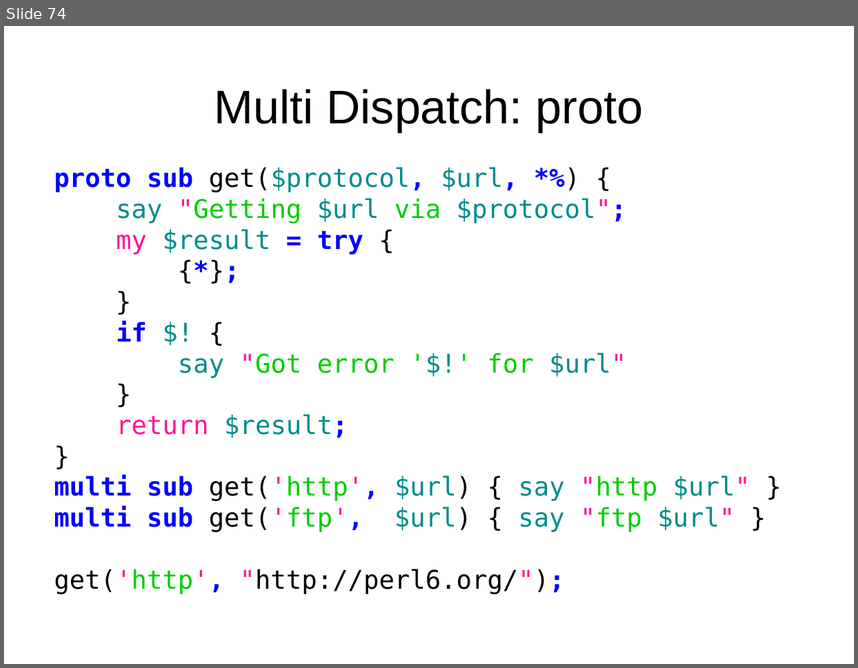
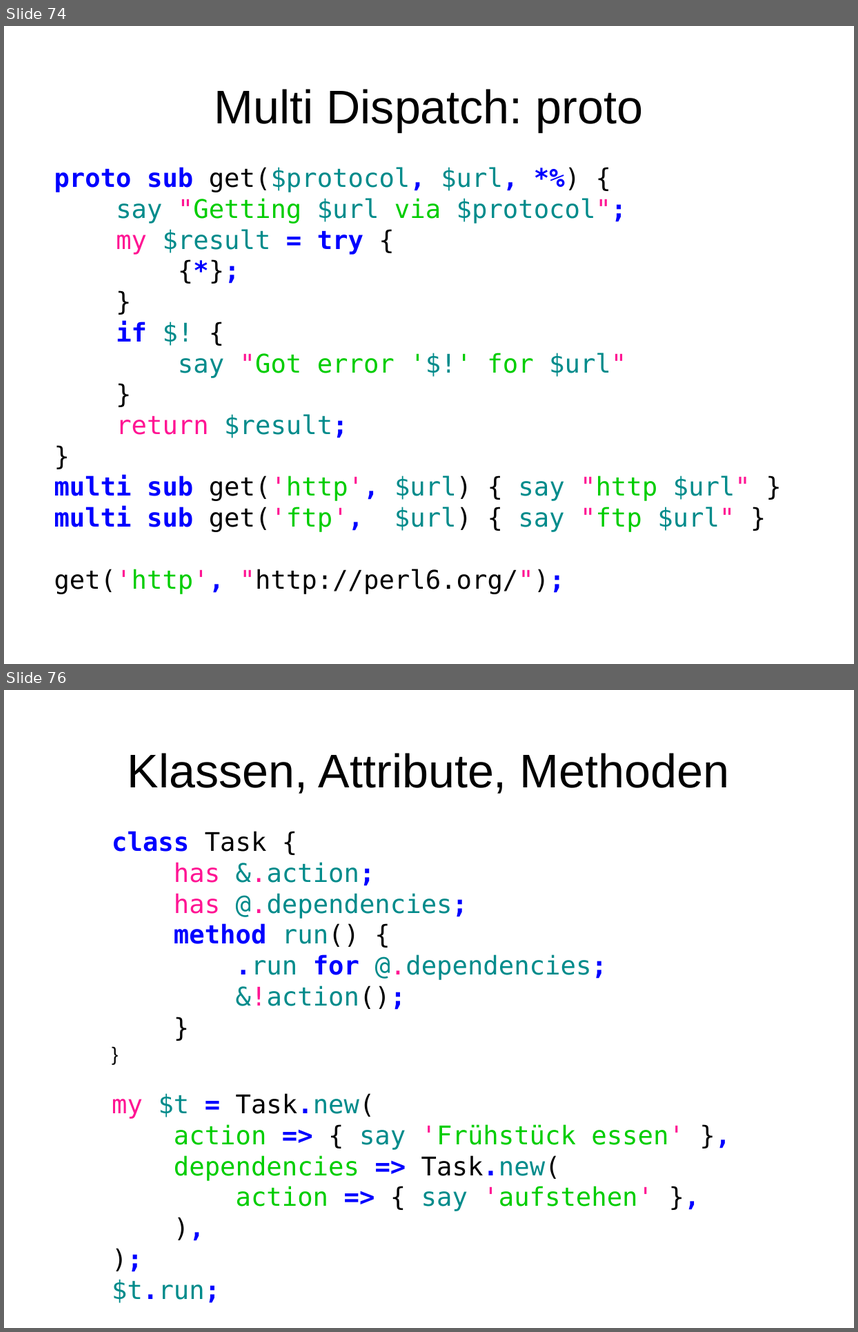
Before and after one commit to moritz/perl6-training-de, a slide deck: schulung.odp. Shown one above the other, each under a label of ours: slide 74 before the commit, slides 74 and 76 after it; the slides between them are not shown. The pictures are 858x668 and 858x1332 pixels, drawn with LibreOffice and Linux fonts; fonts in the diff are those of the drawing. Boxes give left, top, right and bottom in pixels: in the first picture for what was removed or moved away, otherwise in the second. Text is boxed around its words. In the diff, an @@ line names an element or a change of style, - is before the commit and + after.

```diff
--- a/schulung.odp
+++ b/schulung.odp
@@ slide 76 added at (x1=4, y1=690, x2=854, y2=1328), background #FFFFFF @@
@@ title added at (x1=128, y1=753, x2=730, y2=793), 44 pt, text #000000 @@
+Klassen, Attribute, Methoden
@@ text added at (x1=112, y1=831, x2=684, y2=1303), 24 pt, text #008B8B @@
+class Task {
+has &.action;
+has @.dependencies;
+method run() {
+.run for @.dependencies;
+&!action();
+}
+}
+my $t = Task.new(
+action => { say 'Frühstück essen' },
+dependencies => Task.new(
+action => { say 'aufstehen' },
+),
+);
+$t.run;
```
Also in this commit, not shown: 6 slides changed, 5 other slides added, 3 other files.
